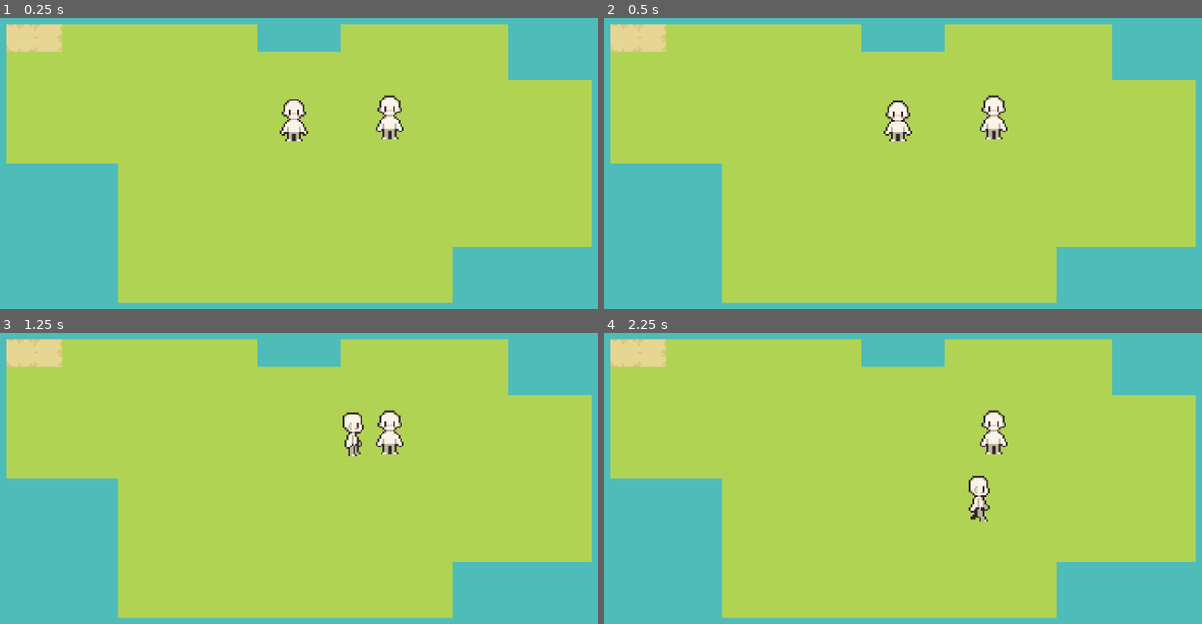
Above: before the commit, frames 1-4 (two rows, left to right).
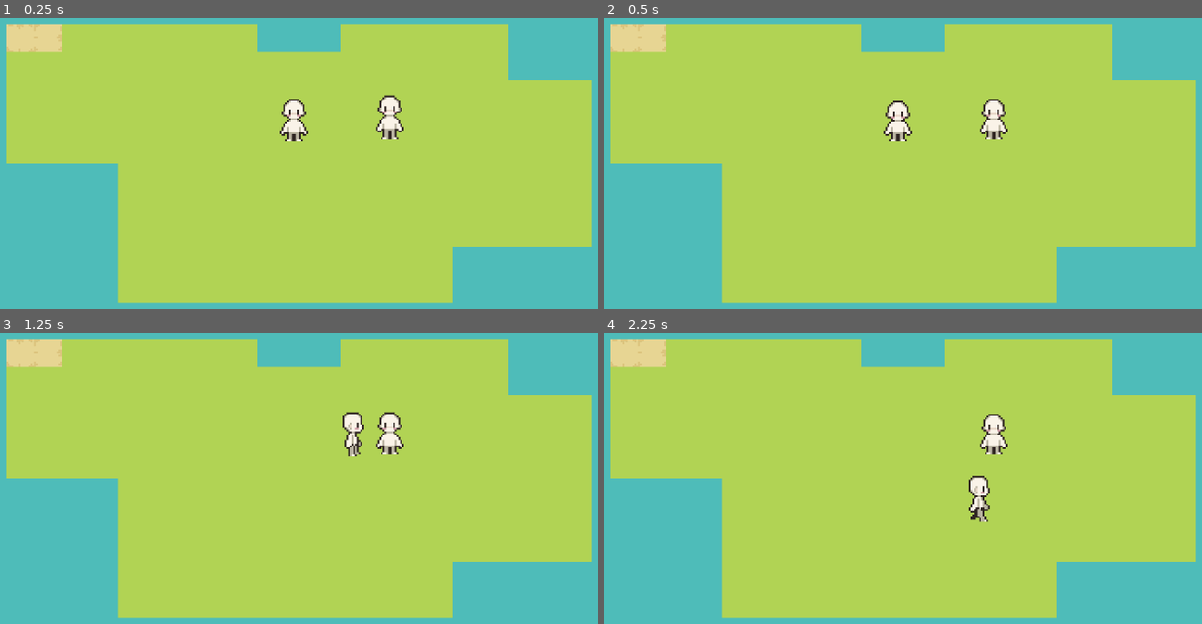
Above: after the commit, the same moments.

Repository: almoof/geopolar_game_ai_edition
Game: Godot game, scene res://scenes/main.tscn
The game is run twice, just before and just after one commit, with the same random seed, the same clock (stepped at 60 frames per second) and the same inputs.
Inputs:
- Up to frame 1 (0.25 s): no input
- Up to frame 2 (0.5 s): no input
- Up to frame 3 (1.25 s): hold D (right) from 0.53 s (still down); hold F (interact, bound only after the commit) from 0.53 s (still down)
- Up to frame 4 (2.25 s): release D (right) at 1.28 s; release F (interact, bound only after the commit) at 1.28 s; hold S (down) 1.28-2.03 s; tap F (interact, bound only after the commit) at 1.35 s; hold D (right) from 2.03 s (still down); hold F (interact, bound only after the commit) from 2.03 s (still down)

Frame 1 is identical in both runs. In frame 2, 0.3% of the frame differs, in the area x 62-68%, y 26-40%; in frame 3, 0.2%; in frame 4, 0.3%.

Commit message:
Add isInArea detection and interact action

Diff:
--- a/project.godot
+++ b/project.godot
@@ -37,6 +37,11 @@
 "events": [Object(InputEventKey,"resource_local_to_scene":false,"resource_name":"","device":-1,"window_id":0,"alt_press …(192 unchanged characters)…
 ]
 }
+interact={
+"deadzone": 0.2,
+"events": [Object(InputEventKey,"resource_local_to_scene":false,"resource_name":"","device":-1,"window_id":0,"alt_pressed":false,"shift_pressed":false,"ctrl_pressed":false,"meta_pressed":false,"pressed":false,"keycode":0,"physical_keycode":70,"key_label":0,"unicode":102,"location":0,"echo":false,"script":null)
+]
+}
 
 [physics]
 
--- /dev/null
+++ b/scenes/npc.gd
@@ -0,0 +1,20 @@
+extends CharacterBody2D
+
+var isInArea = false
+
+
+func _ready() -> void:
+	$AnimatedSprite2D.play("idle_down")
+
+
+func _input(event: InputEvent) -> void:
+	if isInArea and event.is_action_pressed("interact"):
+		print("youu")
+
+func _on_area_2d_body_entered(body: Node2D) -> void:
+	if body.name == "Player":
+		isInArea = true
+
+func _on_area_2d_body_exited(body: Node2D) -> void:
+	if body.name == "Player":
+		isInArea = false
--- a/scenes/npc.tscn
+++ b/scenes/npc.tscn
@@ -1,5 +1,6 @@
 [gd_scene format=3 uid="uid://dgoqdkbhu35qo"]
 
+[ext_resource type="Script" uid="uid://dcej4pi07ery8" path="res://scenes/npc.gd" id="1_abqhh"]
 [ext_resource type="Texture2D" uid="uid://dj11b77ec5vyy" path="res://sprites/16x32 All Animations-Sheet.png" id="1_nh2m4"]
 
 [sub_resource type="AtlasTexture" id="AtlasTexture_abqhh"]
@@ -45,6 +46,7 @@
 radius = 28.0
 
 [node name="NPC" type="CharacterBody2D" unique_id=1598529223]
+script = ExtResource("1_abqhh")
 
 [node name="AnimatedSprite2D" type="AnimatedSprite2D" parent="." unique_id=1589253015]
 sprite_frames = SubResource("SpriteFrames_tl2vt")
@@ -61,3 +63,6 @@
 [node name="CollisionShape2D" type="CollisionShape2D" parent="Area2D" unique_id=400509892]
 position = Vector2(0, 3)
 shape = SubResource("CircleShape2D_0tygy")
+
+[connection signal="body_entered" from="Area2D" to="." method="_on_area_2d_body_entered"]
+[connection signal="body_exited" from="Area2D" to="." method="_on_area_2d_body_exited"]
--- a/scripts/player.gd
+++ b/scripts/player.gd
@@ -15,7 +15,7 @@
 	player_movement()
 	movement_direction()
 	player_animation()
-	print(input_dir)
+	#print(input_dir)
 
 func player_movement() -> void:
 	input_dir = Input.get_vector("left", "right", "up", "down")
Not shown, added: scenes/npc.gd.uid
